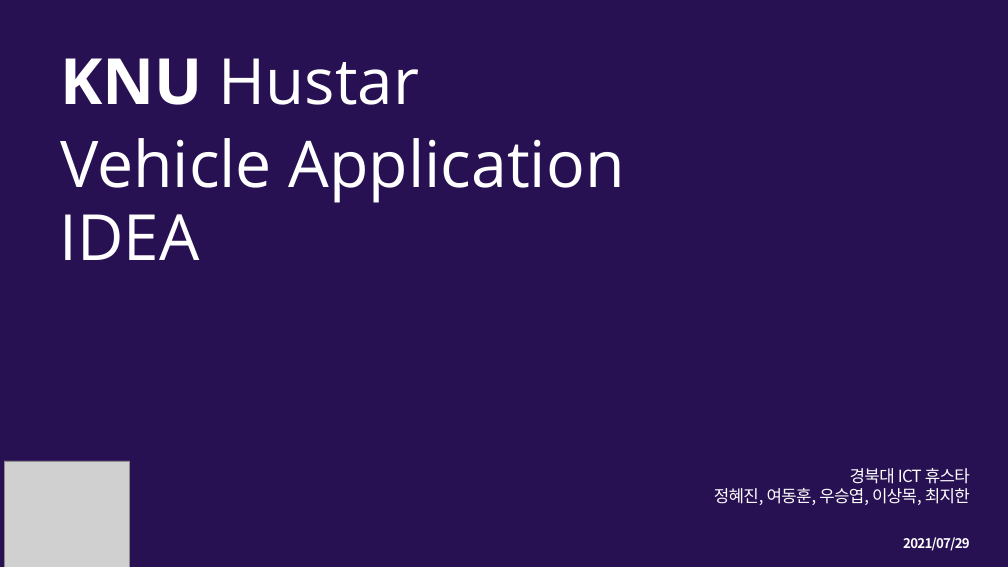
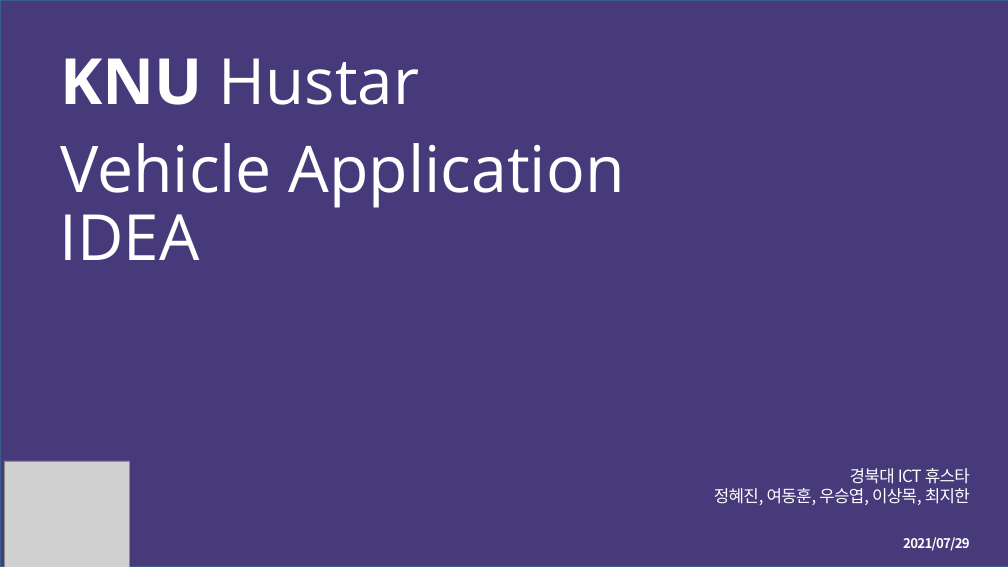
Before and after one commit to hyedinion/DrivePosition, a slide deck: slide 1 of SL_차량용어플리케이션아이디어_Hustar.pptx. Drawn at 1008x567 pixels with LibreOffice and Linux fonts; fonts in the diff are those of the drawing; grey boxes stand for pictures; background and template pictures are left out. Boxes give left, top, right and bottom in pixels: in the first picture for what was removed or moved away, otherwise in the second. Text is boxed around its words. In the diff, an @@ line names an element or a change of style, - is before the commit and + after.

```diff
--- a/SL_차량용어플리케이션아이디어_Hustar.pptx
+++ b/SL_차량용어플리케이션아이디어_Hustar.pptx
@@ rectangle added at [0, 0, 1008, 567], fill #473A7B, outline #3A5F8C 2 pt @@
@@ text "Vehicle Application": place and size @@
-text "Vehicle Application" at [60, 138, 625, 203]
+text "Vehicle Application" at [60, 143, 625, 208]
```
Also in this commit, not shown: 16 other slides changed, 1 slide added, 1 slide removed.
